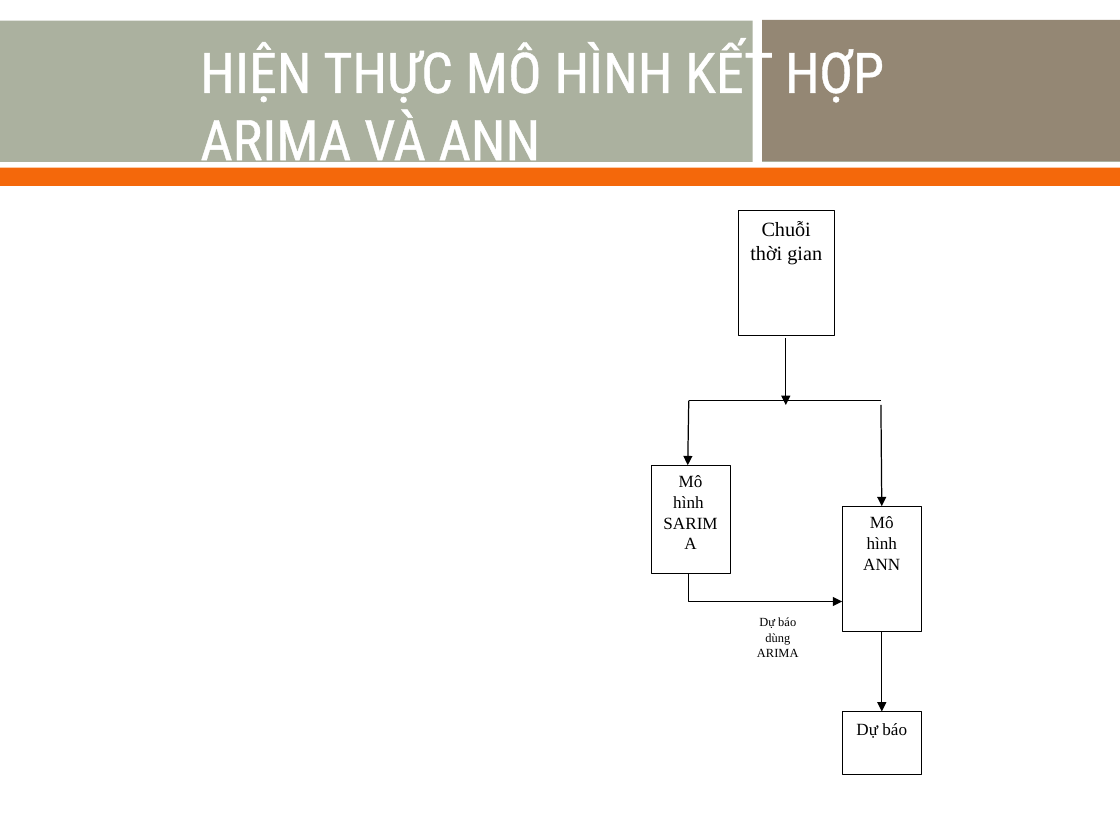
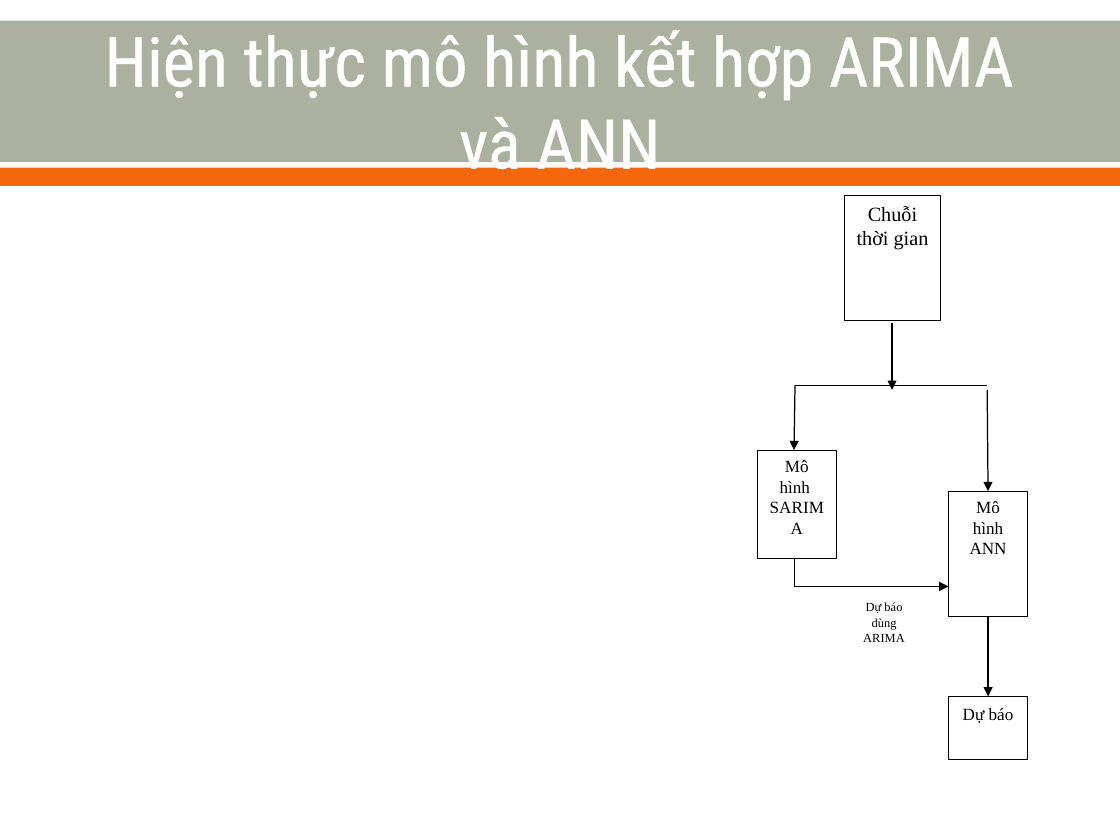
Before and after one commit to nvtthai/forecast-time-series, a slide deck: slide 52 of Report/Presentation.ppt (slide 50 before the commit). Drawn at 1120x840 pixels with LibreOffice and Linux fonts; fonts in the diff are those of the drawing; grey boxes stand for pictures. Boxes give left, top, right and bottom in pixels: in the first picture for what was removed or moved away, otherwise in the second. Text is boxed around its words. In the diff, an @@ line names an element or a change of style, - is before the commit and + after.

```diff
--- a/Report/Presentation.ppt
+++ b/Report/Presentation.ppt
@@ rectangle removed at (x1=753, y1=17, x2=762, y2=166) @@
@@ rectangle removed at (x1=756, y1=20, x2=1120, y2=161) @@
@@ title at (x1=105, y1=30, x2=1014, y2=184): text changed; size 36 to 44 pt @@
-HIỆN THỰC MÔ HÌNH KẾT HỢP ARIMA VÀ ANN
+Hiện thực mô hình kết hợp ARIMA và ANN
@@ 4 rectangles, 4 arrows, 1 text, 1 elbow arrow, 1 line moved together from (x1=651, y1=211, x2=922, y2=774) to (x1=757, y1=195, x2=1028, y2=759) @@
```
Also in this commit, not shown: 17 other slides changed, 3 slides added, 1 slide removed.
